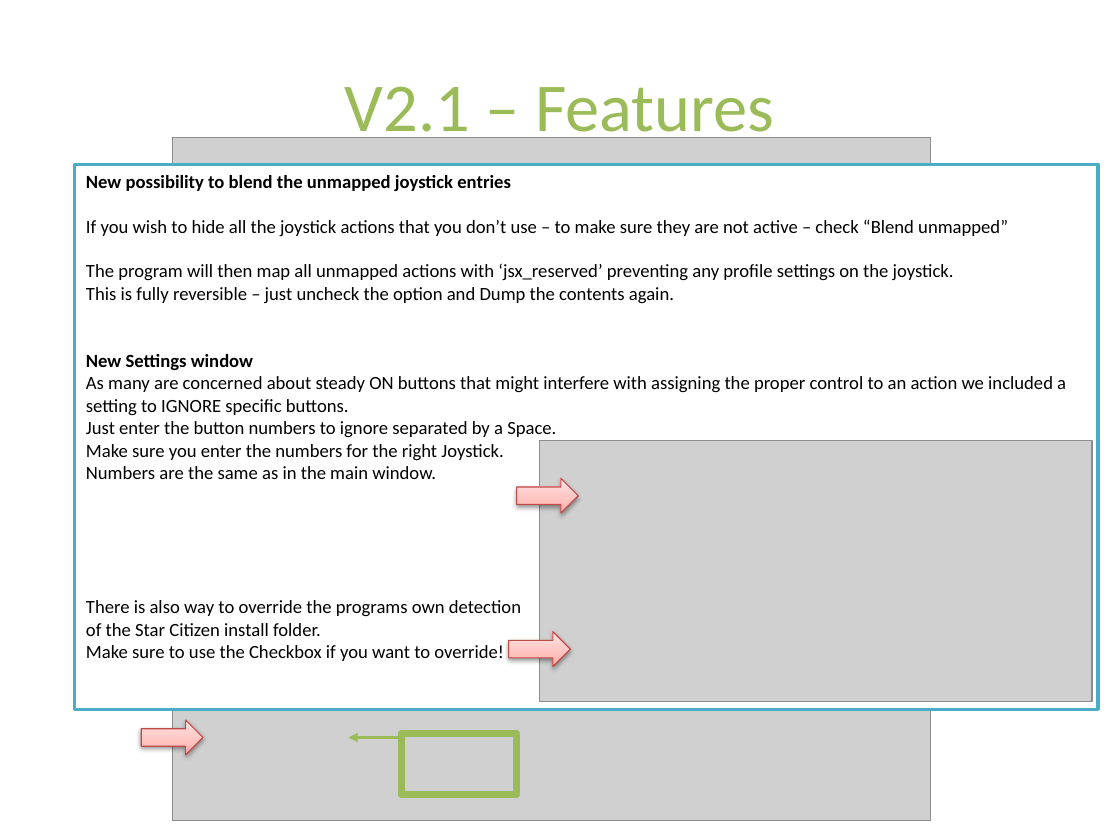
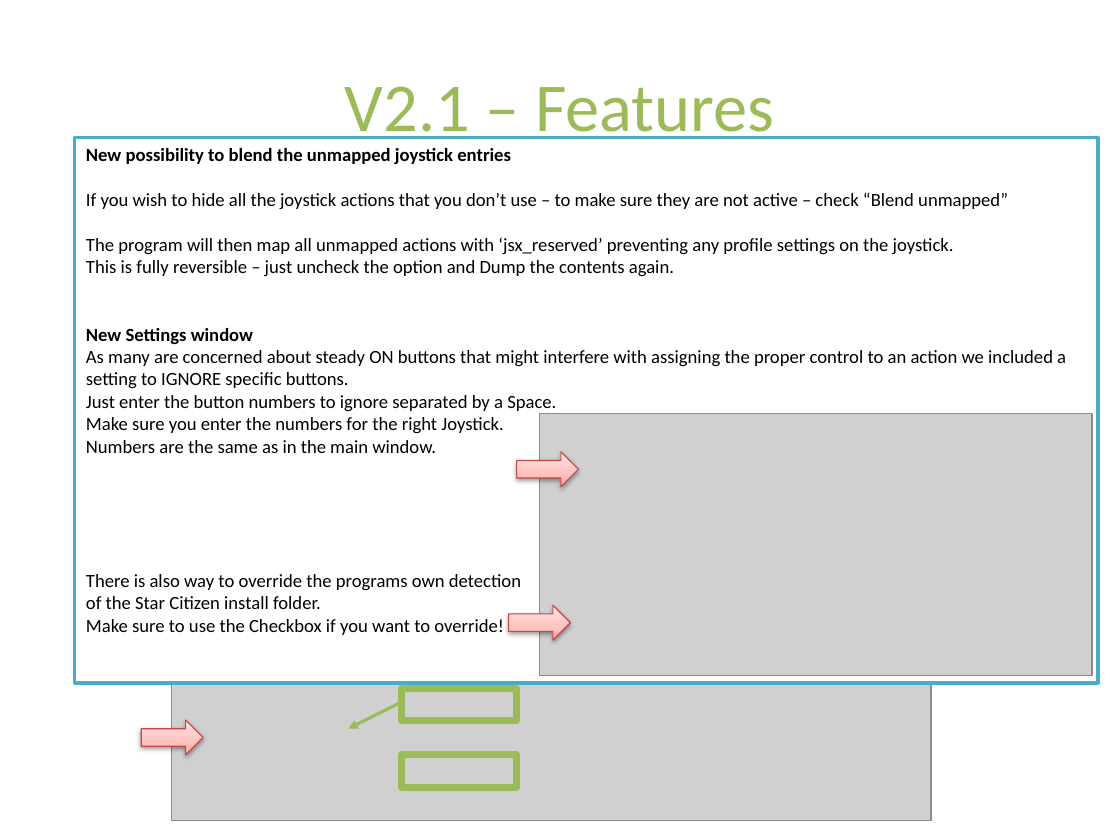
Before and after one commit to SCToolsfactory/SCJMapper-V2, a slide deck: slide 15 of doc/SCJMapper_QGuide.pptx. Drawn at 1120x840 pixels with LibreOffice and Linux fonts; fonts in the diff are those of the drawing; grey boxes stand for pictures. Boxes give left, top, right and bottom in pixels: in the first picture for what was removed or moved away, otherwise in the second. Text is boxed around its words. In the diff, an @@ line names an element or a change of style, - is before the commit and + after.

```diff
--- a/doc/SCJMapper_QGuide.pptx
+++ b/doc/SCJMapper_QGuide.pptx
@@ 2 right arrows, 1 rectangle, 1 picture moved together from (x1=75, y1=165, x2=1098, y2=710) to (x1=75, y1=138, x2=1098, y2=683) @@
@@ rectangle added at (x1=401, y1=689, x2=516, y2=721), outline #9BBB59 4.5 pt @@
@@ arrow moved from (401, 737) - (348, 737) to (401, 702) - (348, 729) @@
@@ rectangle resized from (x1=401, y1=734, x2=516, y2=795) to (x1=401, y1=755, x2=516, y2=787) @@
```
Also in this commit, not shown: 9 other slides changed, 1 slide added, 22 other files.
